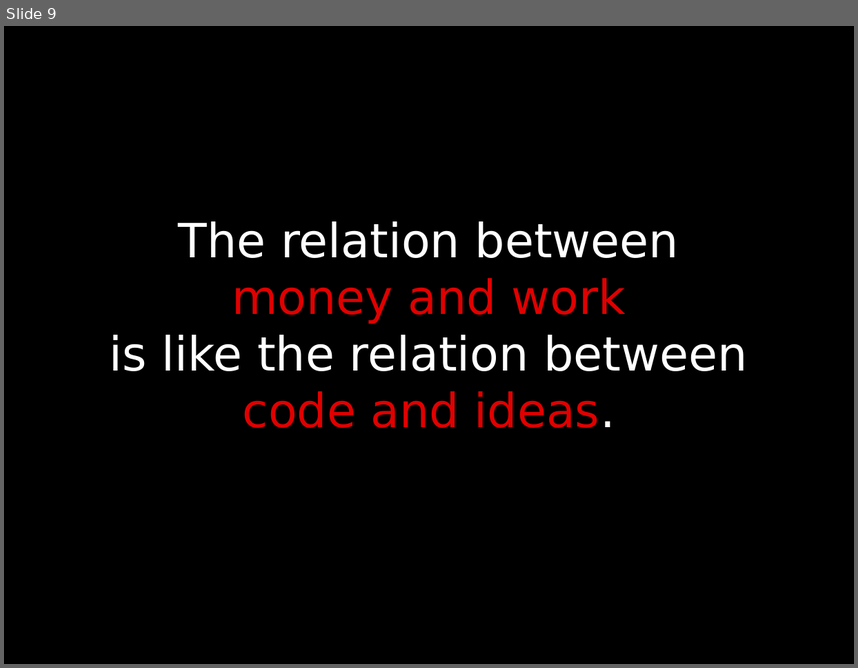
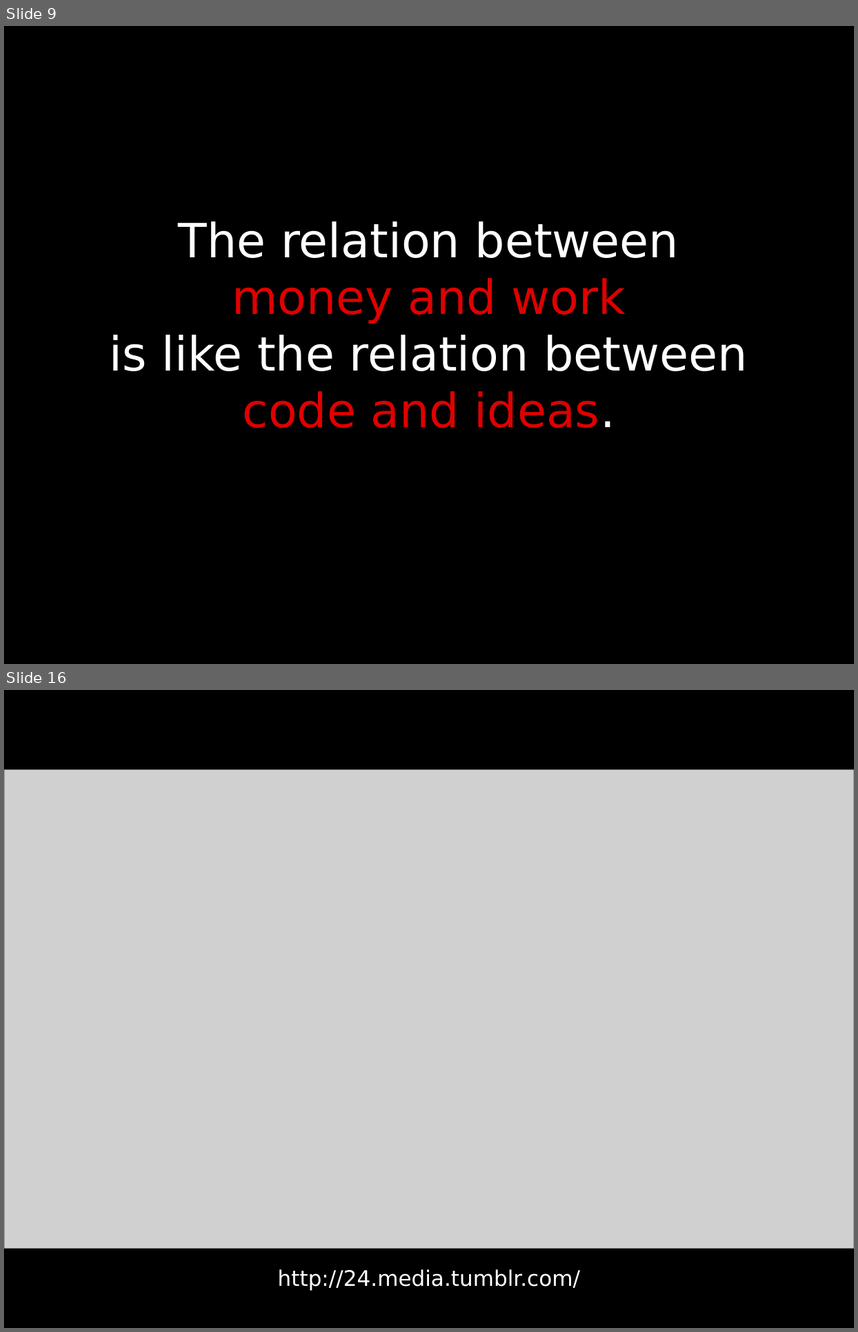
Before and after one commit to b4mboo/slides, a slide deck: general/open_source_tools_2012-08-19.odp. Shown one above the other, each under a label of ours: slide 9 before the commit, slides 9 and 16 after it; the slides between them are not shown. The pictures are 858x668 and 858x1332 pixels, drawn with LibreOffice and Linux fonts; fonts in the diff are those of the drawing; grey boxes stand for pictures. Boxes give left, top, right and bottom in pixels: in the first picture for what was removed or moved away, otherwise in the second. Text is boxed around its words. In the diff, an @@ line names an element or a change of style, - is before the commit and + after.

```diff
--- a/general/open_source_tools_2012-08-19.odp
+++ b/general/open_source_tools_2012-08-19.odp
@@ slide 16 added at bbox=[4, 690, 854, 1328], background #FFFFFF; not listed: 1 template element that a slide beside it also shows @@
@@ picture added at bbox=[4, 769, 854, 1248] @@
@@ text added at bbox=[278, 1269, 580, 1290], 20 pt, text #FFFFFF @@
+http://24.media.tumblr.com/
```
Also in this commit, not shown: 19 other slides added, 10 other files.
